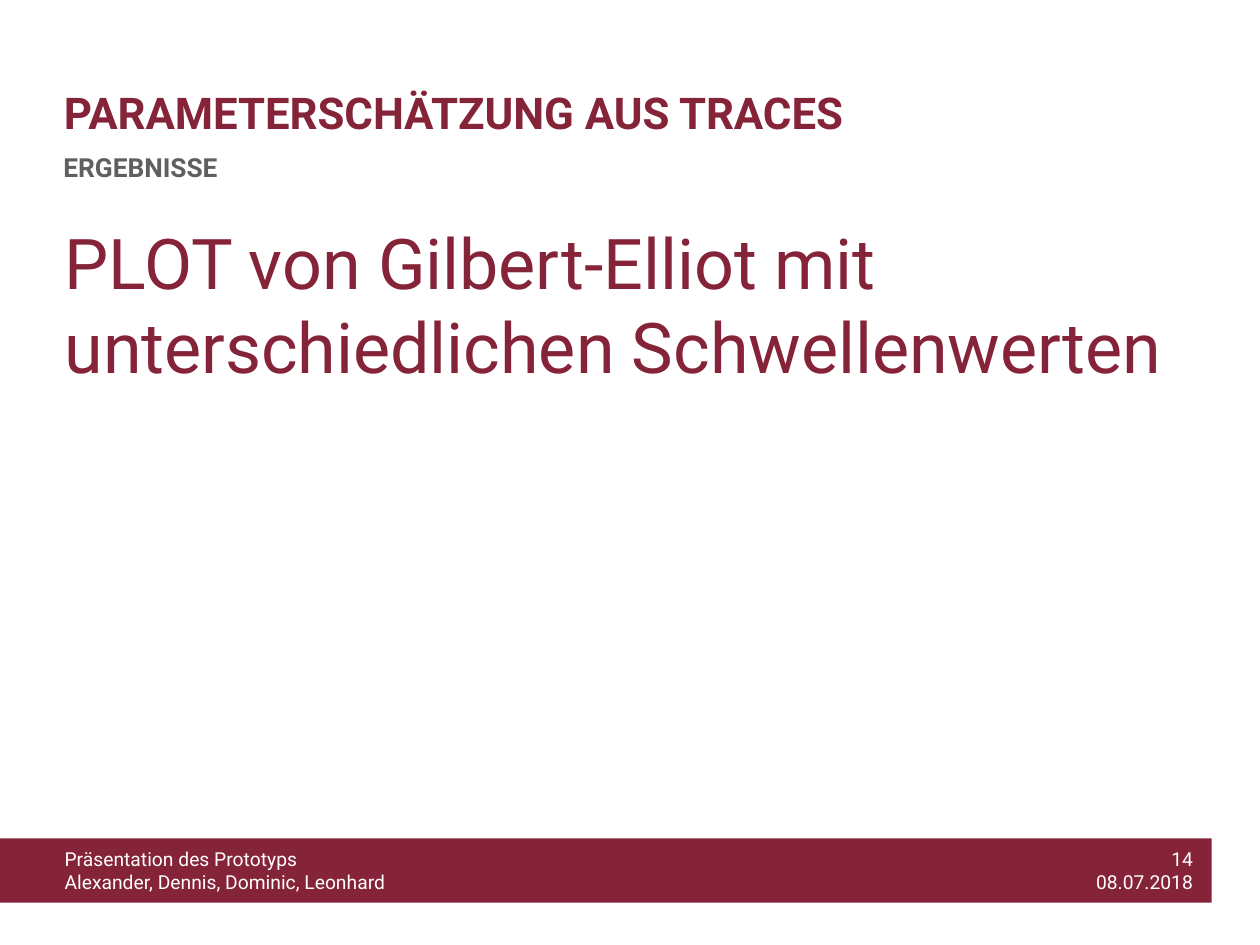
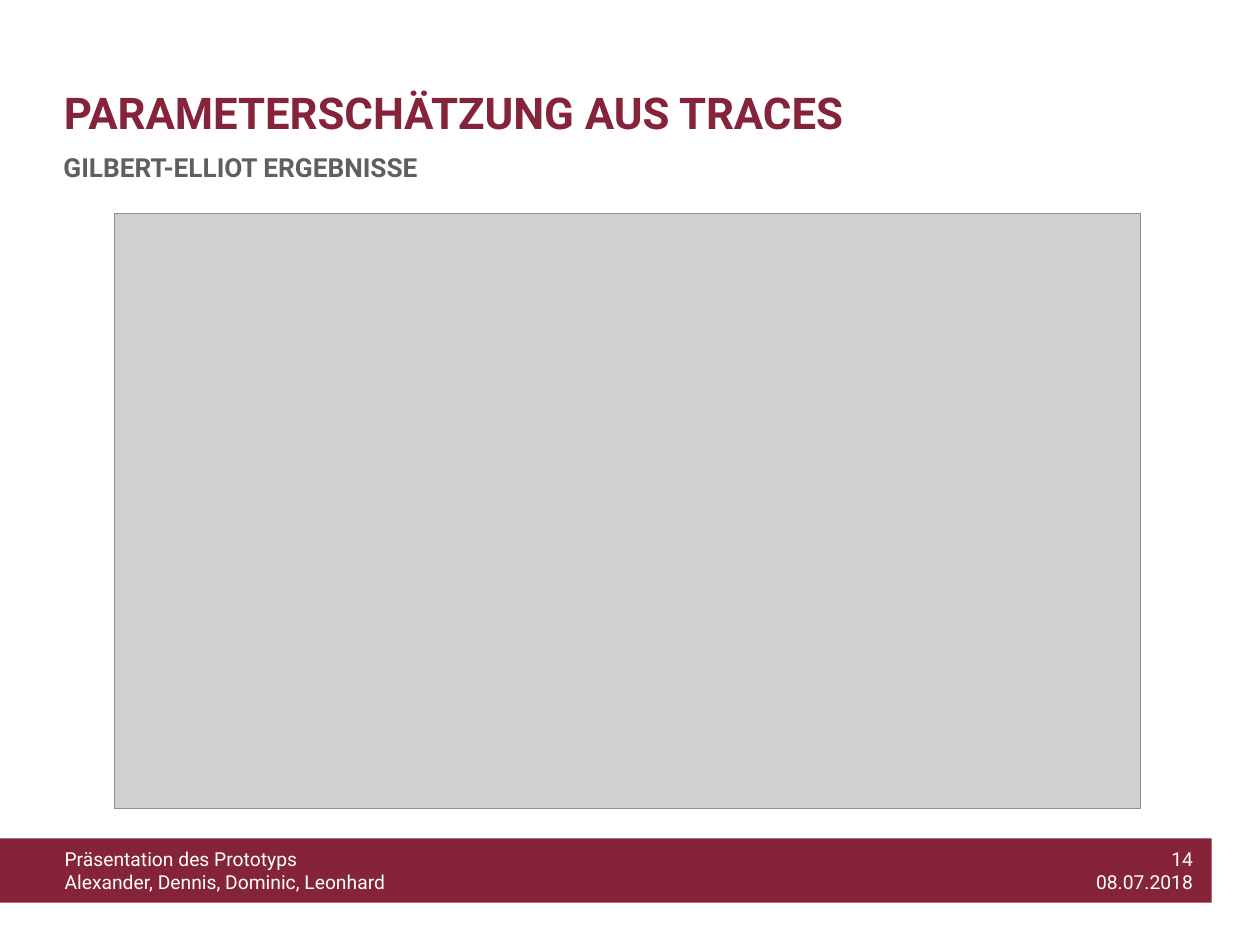
Before and after one commit to WiLEProjekt/Prototyp, a slide deck: slide 14 of Prototyp_Präsentation.pptx. Drawn at 1260x945 pixels with LibreOffice and Linux fonts; fonts in the diff are those of the drawing; grey boxes stand for pictures; background and template pictures are left out. Boxes give left, top, right and bottom in pixels: in the first picture for what was removed or moved away, otherwise in the second. Text is boxed around its words. In the diff, an @@ line names an element or a change of style, - is before the commit and + after.

```diff
--- a/Prototyp_Präsentation.pptx
+++ b/Prototyp_Präsentation.pptx
@@ text at box(63, 158, 417, 177): text changed @@
-ERGEBNISSE
+GILBERT-ELLIOT ERGEBNISSE
@@ text removed at box(64, 236, 1161, 374) @@
-PLOT von Gilbert-Elliot mit unterschiedlichen Schwellenwerten
@@ picture added at box(115, 213, 1140, 808) @@
```
Also in this commit, not shown: 9 other slides changed, 2 slides added, 2 slides removed.
